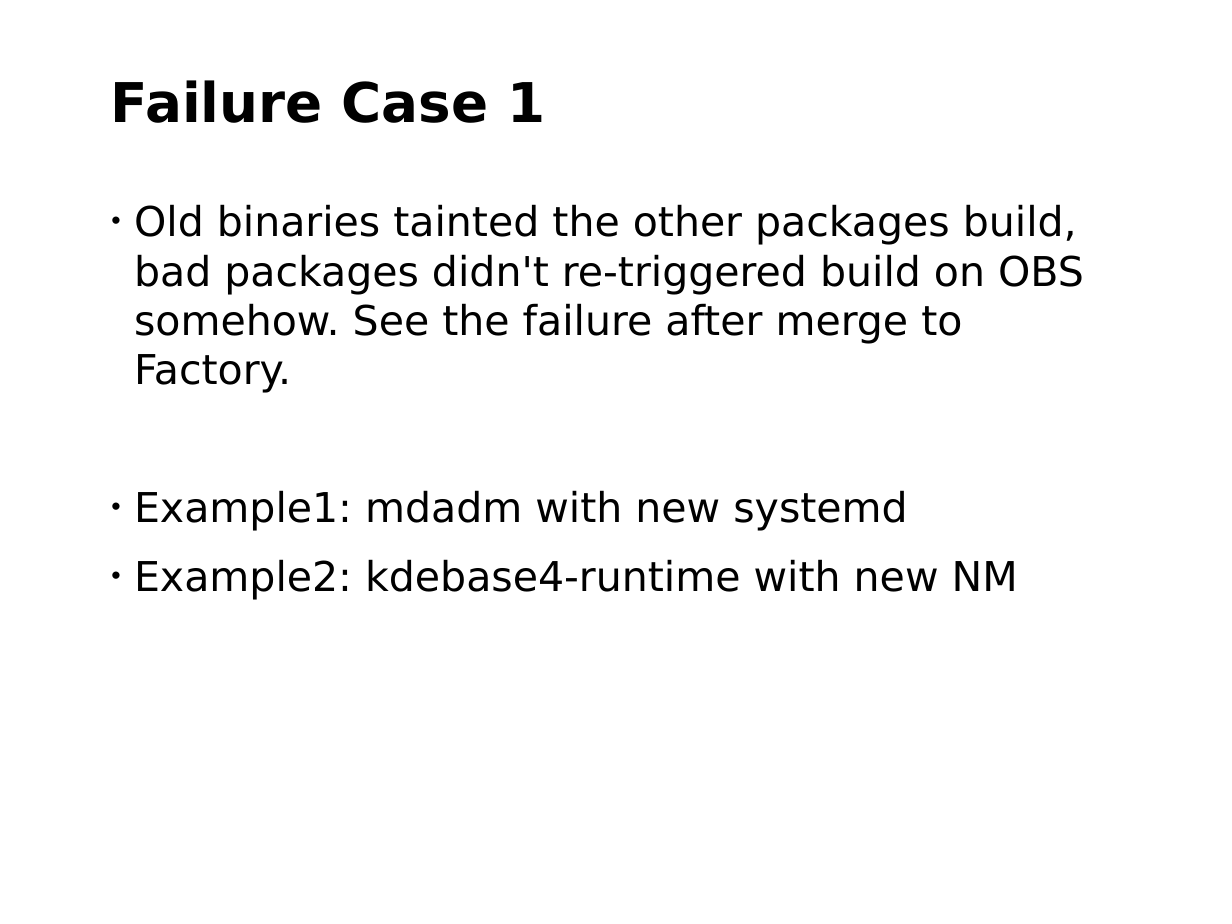
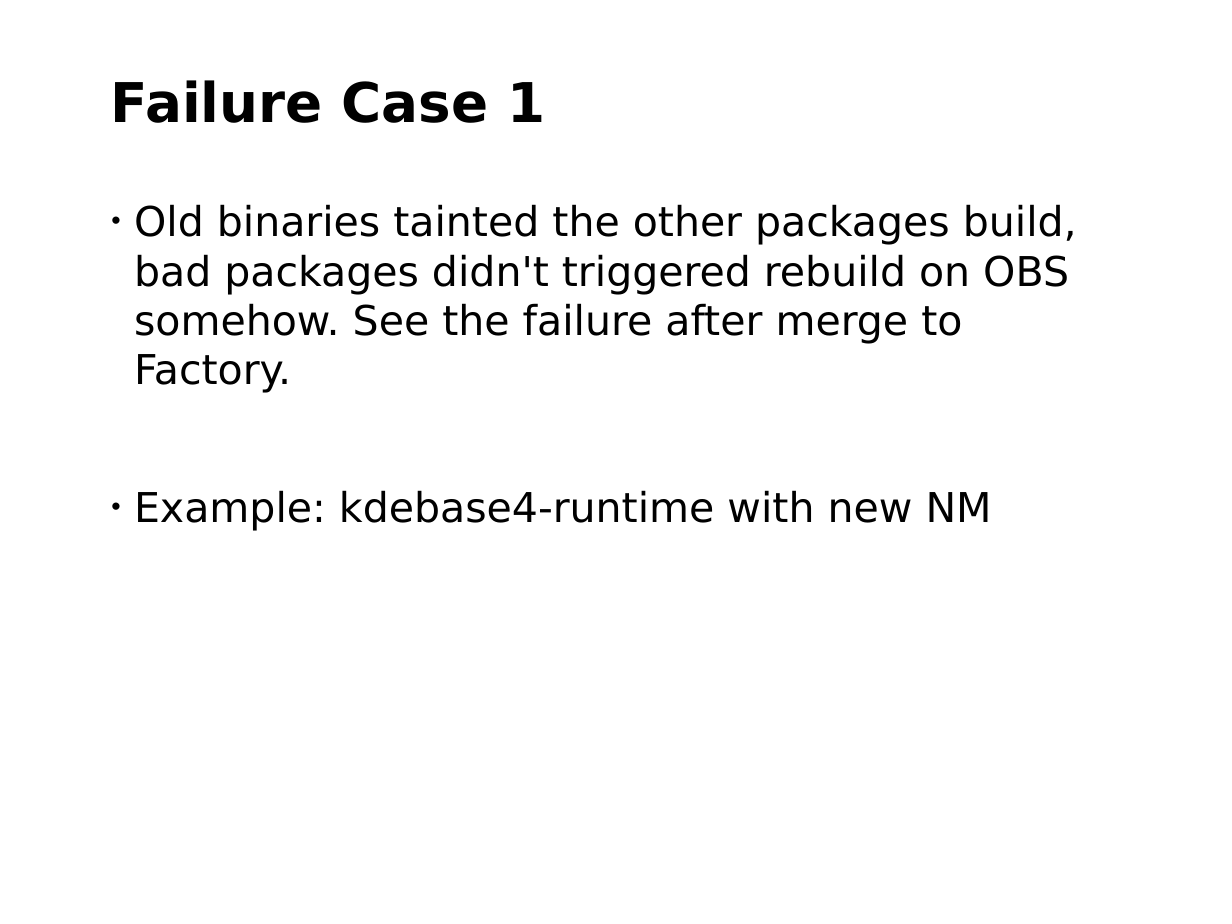
Before and after one commit to nilxam/labsconf_2015, a slide deck: slide 28 of labsconf_2015.odp. Drawn at 1232x924 pixels with LibreOffice and Linux fonts; fonts in the diff are those of the drawing; background and template pictures are left out. Boxes give left, top, right and bottom in pixels: in the first picture for what was removed or moved away, otherwise in the second. Text is boxed around its words. In the diff, an @@ line names an element or a change of style, - is before the commit and + after.

```diff
--- a/labsconf_2015.odp
+++ b/labsconf_2015.odp
@@ text at box(134, 204, 1077, 531): text changed @@
-• Old binaries tainted the other packages build, bad packages didn't re-triggered build on OBS somehow. See the failure after merge to Factory.
-• Example1: mdadm with new systemd
-• Example2: kdebase4-runtime with new NM
+• Old binaries tainted the other packages build, bad packages didn't triggered rebuild on OBS somehow. See the failure after merge to Factory.
+• Example: kdebase4-runtime with new NM
```
Also in this commit, not shown: 3 other slides changed, 1 slide added, 1 slide removed, 1 other file.
